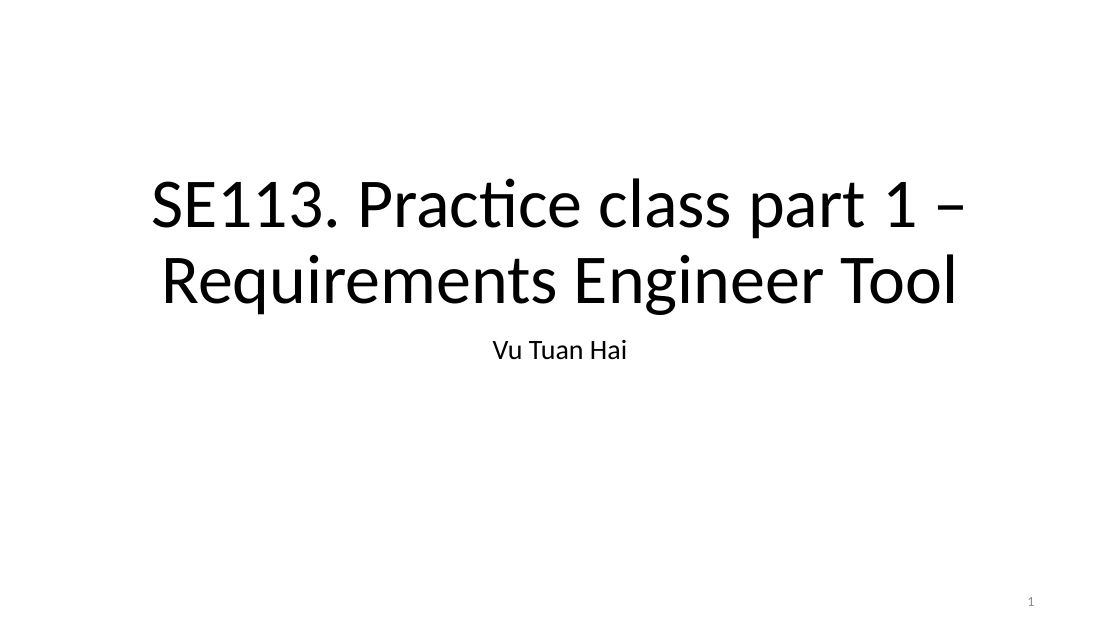
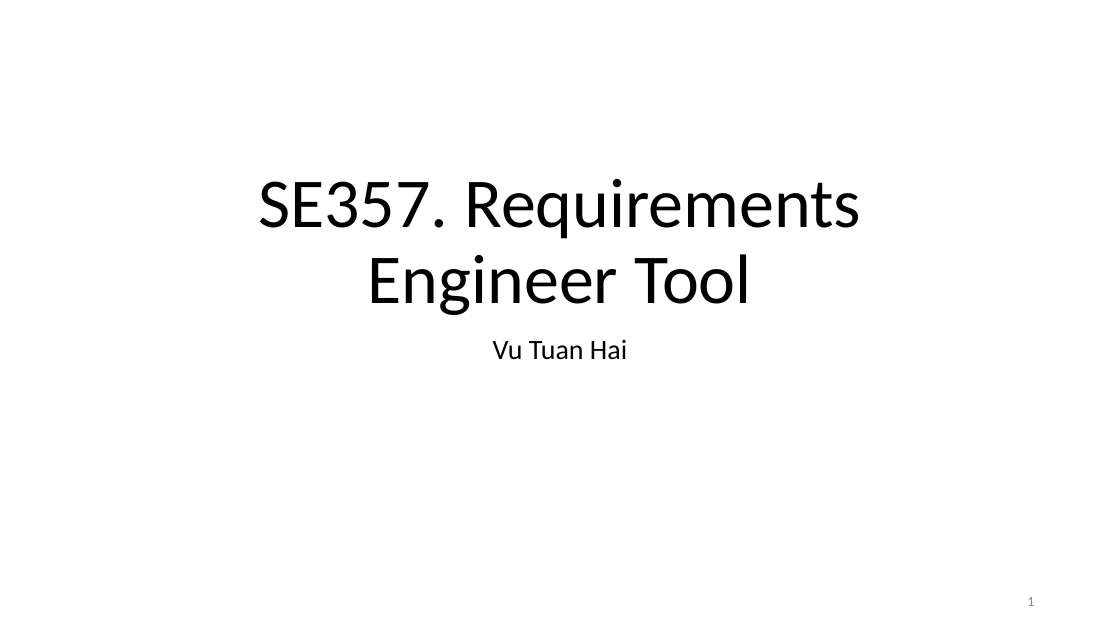
Before and after one commit to vutuanhai237/CourseMaterials, a slide deck: slide 1 of SE357-Requirement engineering/Slides/Thực hành/Lab 1. RE tool.pptx. Drawn at 1120x630 pixels with LibreOffice and Linux fonts; fonts in the diff are those of the drawing. Boxes give left, top, right and bottom in pixels: in the first picture for what was removed or moved away, otherwise in the second. Text is boxed around its words. In the diff, an @@ line names an element or a change of style, - is before the commit and + after.

```diff
--- a/SE357-Requirement engineering/Slides/Thực hành/Lab 1. RE tool.pptx
+++ b/SE357-Requirement engineering/Slides/Thực hành/Lab 1. RE tool.pptx
@@ title at [258,179,861,315]: text changed @@
-SE113. Practice class part 1 –Requirements Engineer Tool
+SE357. Requirements Engineer Tool
```
Also in this commit, not shown: 4 other slides changed, 50 other files.
